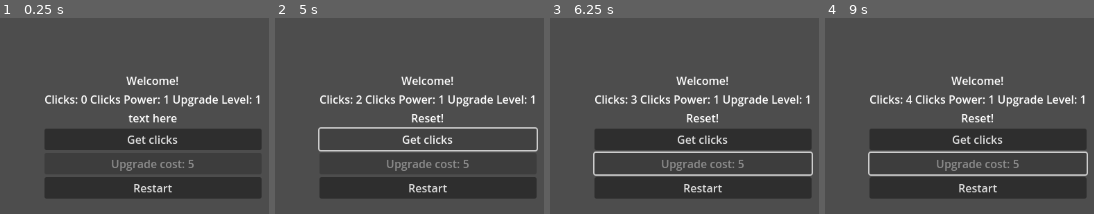
Above: before the commit, frames 1-4 (left to right).
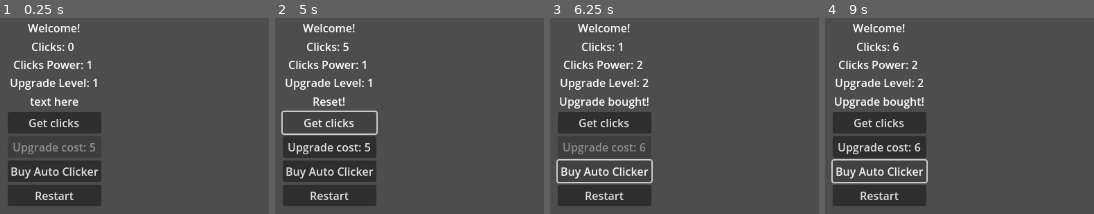
Above: after the commit, the same moments.

Repository: fehudma/godot_projects
Game: Godot game, scene res://Scenes/main.tscn
Same seed, same stepped clock (60 frames per second), same inputs: the game is played once before the commit and once after it.
Inputs (mouse positions are in pixels of both pictures, inside the frame that each line leads up to):
- Up to frame 1 (0.25 s): no input
- Up to frame 2 (5 s): click (328, 170) at 0.5 s, where only the run after the commit has a clickable "Buy Auto Clicker"; click "Restart" at 1.25 s; click "Restart" at 2 s; click "Restart" at 2.75 s; click "Get clicks" at 3.5 s; click "Get clicks" at 4.25 s
- Up to frame 3 (6.25 s): click (603, 147) at 5 s, where only the run after the commit has a clickable "Upgrade cost: 5"; click (603, 170) at 5.75 s, where only the run after the commit has a clickable "Buy Auto Clicker"
- Up to frame 4 (9 s): click "Get clicks" at 6.5 s; click (878, 170) at 7.25 s, where only the run after the commit has a clickable "Buy Auto Clicker"; tap Enter at 8 s; tap Space at 8.75 s

The runs differ from the first frame. In frame 1, 26% of the frame differs, in the area x 2-98%, y 3-96%; in frame 2, 21%; in frame 3, 28%; in frame 4, 29%.

Commit message:
add button, timeout ticks

Diff:
--- a/Scenes/main.tscn
+++ b/Scenes/main.tscn
@@ -14,8 +14,11 @@
 script = ExtResource("1_jjgbg")
 
 [node name="VBoxContainer" type="VBoxContainer" parent="."]
-offset_right = 40.0
-offset_bottom = 40.0
+layout_mode = 0
+offset_left = -53.0
+offset_top = -76.0
+offset_right = 68.0
+offset_bottom = 106.0
 
 [node name="LabelTitle" type="Label" parent="VBoxContainer"]
 layout_mode = 2
@@ -40,10 +43,18 @@
 layout_mode = 2
 text = "Upgrade clicks"
 
+[node name="ButtonAutoClicker" type="Button" parent="VBoxContainer"]
+layout_mode = 2
+text = "Buy Auto Clicker"
+
 [node name="ButtonRestart" type="Button" parent="VBoxContainer"]
 layout_mode = 2
 text = "Restart"
 
+[node name="PassiveIncomeTimer" type="Timer" parent="."]
+autostart = true
+
 [connection signal="pressed" from="VBoxContainer/ButtonClick" to="." method="_on_button_click_pressed"]
 [connection signal="pressed" from="VBoxContainer/ButtonUpgrade" to="." method="_on_button_upgrade_pressed"]
 [connection signal="pressed" from="VBoxContainer/ButtonRestart" to="." method="_on_button_restart_pressed"]
+[connection signal="timeout" from="PassiveIncomeTimer" to="." method="_on_timer_timeout"]
--- a/Scripts/main.gd
+++ b/Scripts/main.gd
@@ -5,11 +5,13 @@
 const CLICKS_EARNED_START = 1
 const UPGRADE_LEVEL_START = 1
 const UPGRADE_COST_START = 5
+const STARTING_PASSIVE_CLICKS_PER_TICK = 0
 #===================Vars
 var clicks: int = 0
 var clicks_earned: int = 1
 var upgrade_level: int = 1
 var upgrade_cost: int = 5
+var passive_clicks_per_tick: int = STARTING_PASSIVE_CLICKS_PER_TICK
 #===================Node References
 @onready var label_title: Label = $VBoxContainer/LabelTitle
 @onready var label_status: Label = $VBoxContainer/LabelStatus
@@ -24,7 +26,7 @@
 #===================Functions
 func status_update():
 	#update label_status.text
-	label_status.text = "Clicks: " + str(clicks) + " " + "Clicks Power: " + str(clicks_earned) + " "+ "Upgrade Level: "+ str(upgrade_level)
+	label_status.text = "Clicks: " + str(clicks) + " " + "\nClicks Power: " + str(clicks_earned) + " "+ "\nUpgrade Level: "+ str(upgrade_level)
 
 func upgrade_button_text():
 	button_upgrade.text = "Upgrade cost: " + str(upgrade_cost)
@@ -62,6 +64,12 @@
 		label_message.text = "Unaffordable"
 	update_ui()
 
+func _on_timer_timeout() -> void:
+	print("passive_clicks_per_tick")
+	passive_clicks_per_tick = 1
+	clicks += passive_clicks_per_tick
+	update_ui()
+
 func _on_button_restart_pressed() -> void:
 	clicks = CLICKS_START
 	clicks_earned = CLICKS_EARNED_START
